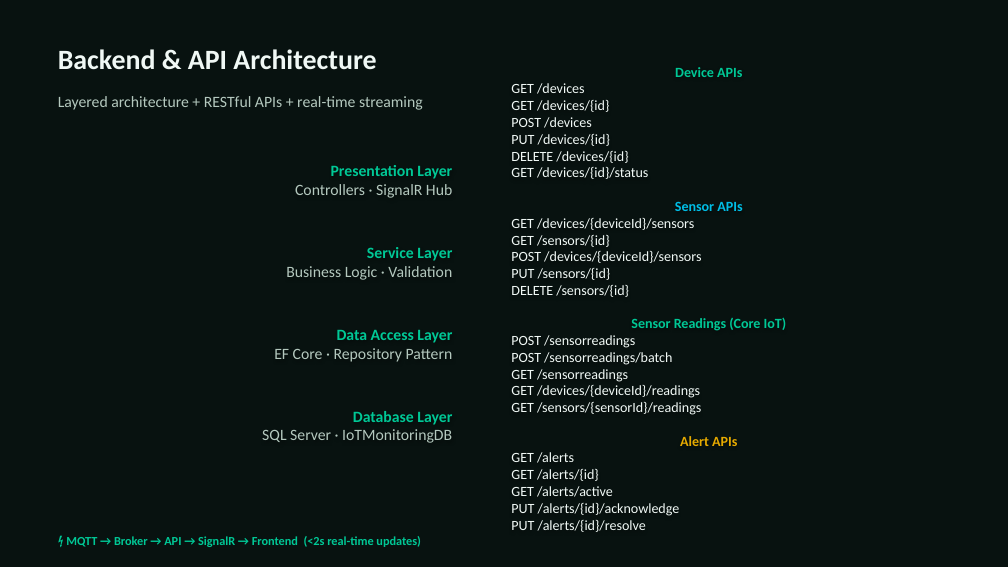
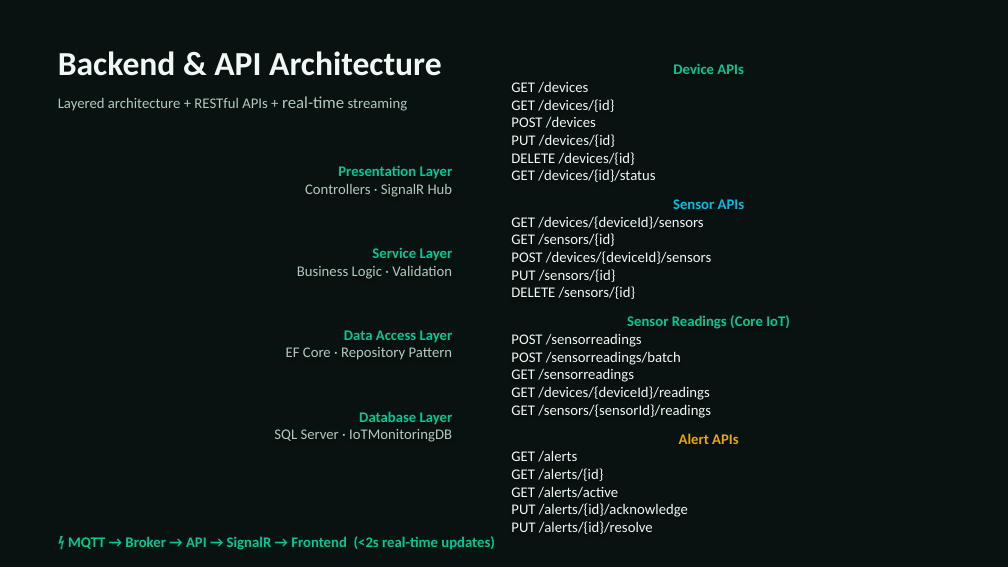
Before and after one commit to TranRTC/capstone_project, a slide deck: slide 8 of Capstone Project Presentation.pptx. Drawn at 1008x567 pixels with LibreOffice and Linux fonts; fonts in the diff are those of the drawing. Boxes give left, top, right and bottom in pixels: in the first picture for what was removed or moved away, otherwise in the second. Text is boxed around its words. In the diff, an @@ line names an element or a change of style, - is before the commit and + after.

```diff
--- a/Capstone Project Presentation.pptx
+++ b/Capstone Project Presentation.pptx
@@ text "Backend & API Architecture" at [58,51,442,76]: size 26.7 to 32 pt @@
@@ text "Layered architecture + RESTful APIs ..." at [58,96,408,111]: size 15 to 14 pt in "Layered architecture + RESTful APIs + streaming"; size 15 to 16 pt in "real-time" @@
@@ size 15 to 14 pt in 4 elements at [305,165,453,197], [297,248,453,279], [286,330,453,360], [274,411,453,442] @@
@@ size 13.3 to 14 pt in 4 elements at [511,82,655,182], [511,199,745,299], [511,315,790,418], [511,433,739,534] @@
@@ text "⚡ MQTT → Broker → ..." at [68,536,495,550]: size 11.7 to 14 pt @@
```
Also in this commit, not shown: 11 other slides changed.
